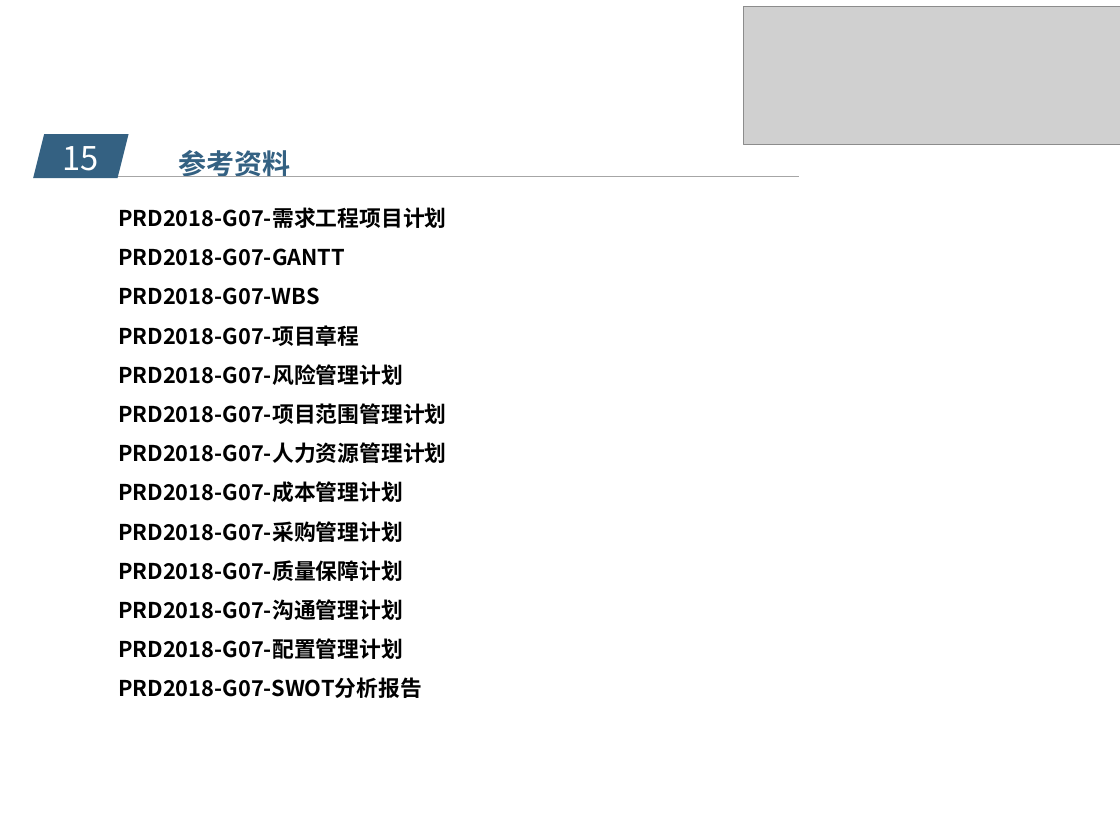
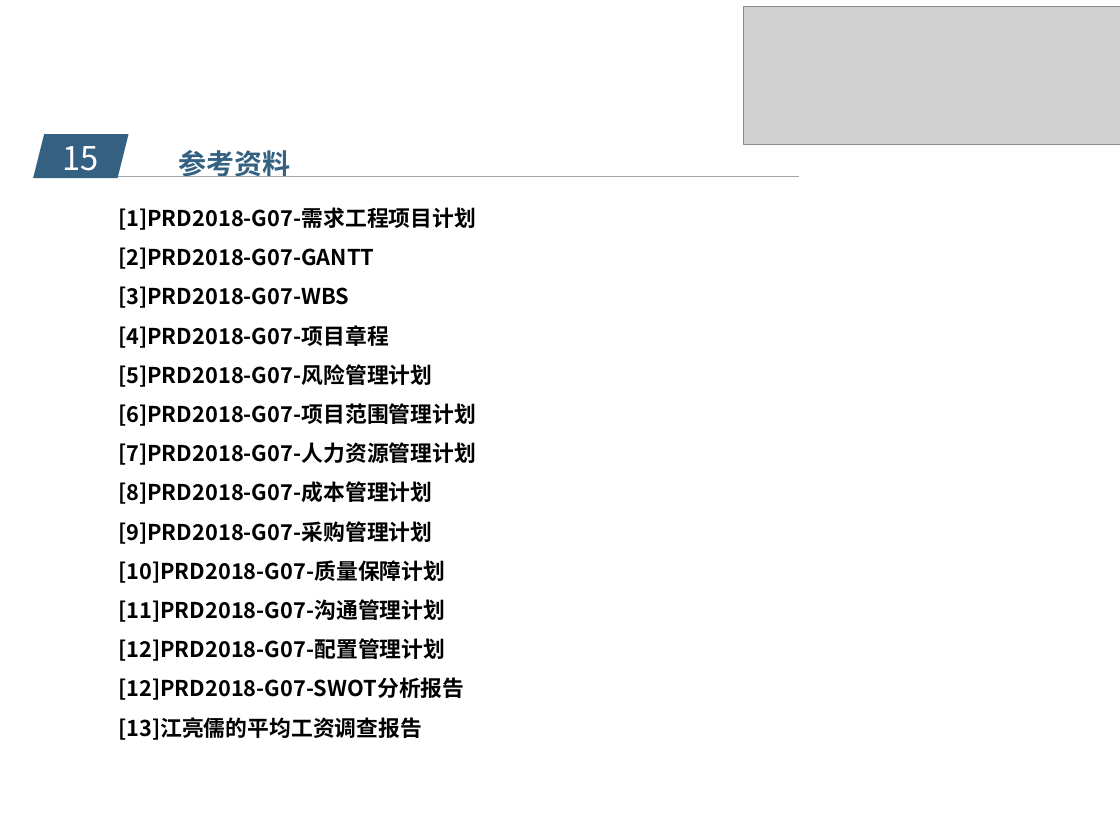
Before and after one commit to popopoi/PRD2018-G07, a slide deck: slide 24 of 受控文档/项目计划/PRD2018-G07- 需求工程项目计划PPT.pptx (slide 23 before the commit). Drawn at 1120x840 pixels with LibreOffice and Linux fonts; fonts in the diff are those of the drawing; grey boxes stand for pictures; background and template pictures are left out. Boxes give left, top, right and bottom in pixels: in the first picture for what was removed or moved away, otherwise in the second. Text is boxed around its words. In the diff, an @@ line names an element or a change of style, - is before the commit and + after.

Commit message:
修改《PRD2018-G07-需求工程项目计划PPT》（添加了引用，修改了WBS） 修改《PRD2018-G07-需求工程项目计划》（修改了WBS，修改了干系人） 修改《PRD2018-G07-可行性分析报告》（修改了干系人）

```diff
--- a/受控文档/项目计划/PRD2018-G07- 需求工程项目计划PPT.pptx
+++ b/受控文档/项目计划/PRD2018-G07- 需求工程项目计划PPT.pptx
@@ text at (x1=118, y1=207, x2=476, y2=740): text changed @@
-PRD2018-G07-需求工程项目计划
-PRD2018-G07-GANTT
-PRD2018-G07-WBS
-PRD2018-G07-项目章程
-PRD2018-G07-风险管理计划
-PRD2018-G07-项目范围管理计划
-PRD2018-G07-人力资源管理计划
-PRD2018-G07-成本管理计划
-PRD2018-G07-采购管理计划
-PRD2018-G07-质量保障计划
-PRD2018-G07-沟通管理计划
-PRD2018-G07-配置管理计划
-PRD2018-G07-SWOT分析报告
+[1]PRD2018-G07-需求工程项目计划
+[2]PRD2018-G07-GANTT
+[3]PRD2018-G07-WBS
+[4]PRD2018-G07-项目章程
+[5]PRD2018-G07-风险管理计划
+[6]PRD2018-G07-项目范围管理计划
+[7]PRD2018-G07-人力资源管理计划
+[8]PRD2018-G07-成本管理计划
+[9]PRD2018-G07-采购管理计划
+[10]PRD2018-G07-质量保障计划
+[11]PRD2018-G07-沟通管理计划
+[12]PRD2018-G07-配置管理计划
+[12]PRD2018-G07-SWOT分析报告
+[13]江亮儒的平均工资调查报告
```
Also in this commit, not shown: 13 other slides changed, 2 slides added, 1 slide removed, 2 other files.
